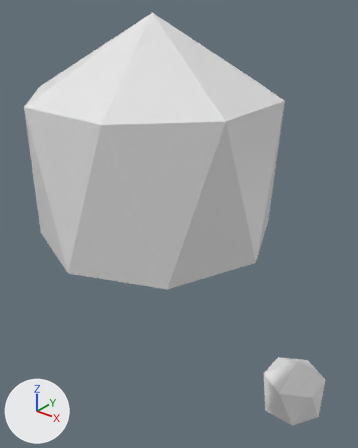
Renders of the OBJ model assets/meshes/GumballGolem/GumballGolem_FF8C1E_ArmR.obj from each side of a commit.
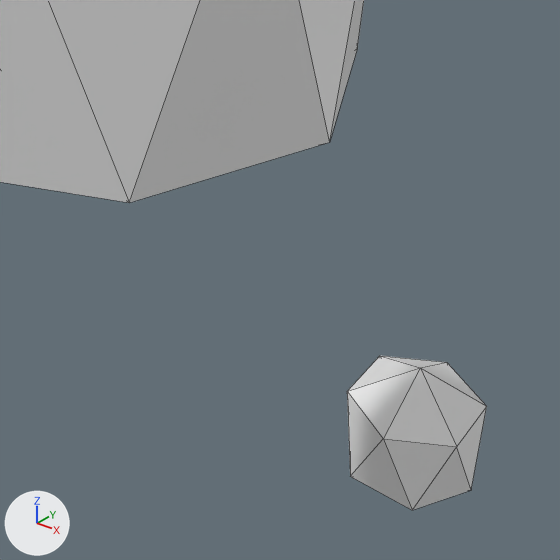
There are two pictures of each version: one whole from a 50 mm camera at (2.25, -3.41, 2.69) aimed at (-0.47, -0.01, 0.59), one close up on the part from 31% to 100% of the width and 45% to 100% of the height. Lighting does not change. The marker at lower left points along +X, +Y and +Z. The first two pictures are the older version. The close-ups show mesh edges as thin lines. Where no turn or scale is listed for an object, it has been applied to the vertices. Vertices at exactly the same position are counted once.

In view in the first close-up: 'GumballGolem_FF8C1E_ArmR'.
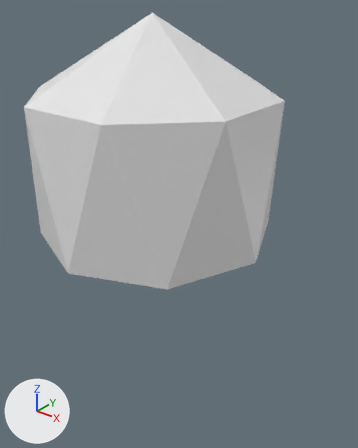
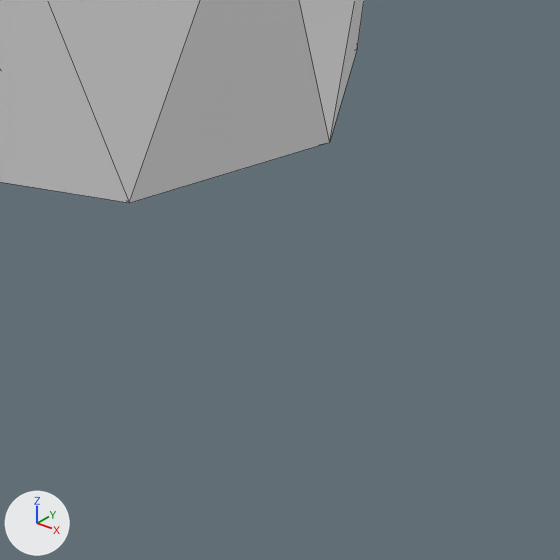
The newer file is also turned or shifted as a whole; pictures and numbers use the older file's frame.

Diff of the bpy script that builds the scene:
```diff
--- a/assets/meshes/GumballGolem/GumballGolem_FF8C1E_ArmR.obj.py
+++ b/assets/meshes/GumballGolem/GumballGolem_FF8C1E_ArmR.obj.py
@@ me_gumballgolem_ff8c1e_armr @@
 # used by ob_gumballgolem_ff8c1e_armr; location = (0.0, 0.0, 0.0)
-me_gumballgolem_ff8c1e_armr.from_pydata(...)  # 32 vertices, 56 faces; spans x -0.87..0.87, y -1.73..1.73, z -2.53..2.53
+me_gumballgolem_ff8c1e_armr.from_pydata(...)  # 18 vertices, 32 faces; spans x -0.87..0.87, y -1.73..0.0, z 0.53..2.53
+# me_gumballgolem_ff8c1e_armr part 1: the loose piece of 14 vertices spanning x -0.04..0.74, y 0.95..1.73, z -2.53..-1.63 is deleted
```

Changed parts and their boxes (x1, y1, x2, y2) in the close-ups (560 x 560 px):
'GumballGolem_FF8C1E_ArmR', reshaped: before (0, 0, 487, 510); after (0, 0, 364, 203)
part 1 of me_gumballgolem_ff8c1e_armr, deleted: before (347, 356, 487, 510)
